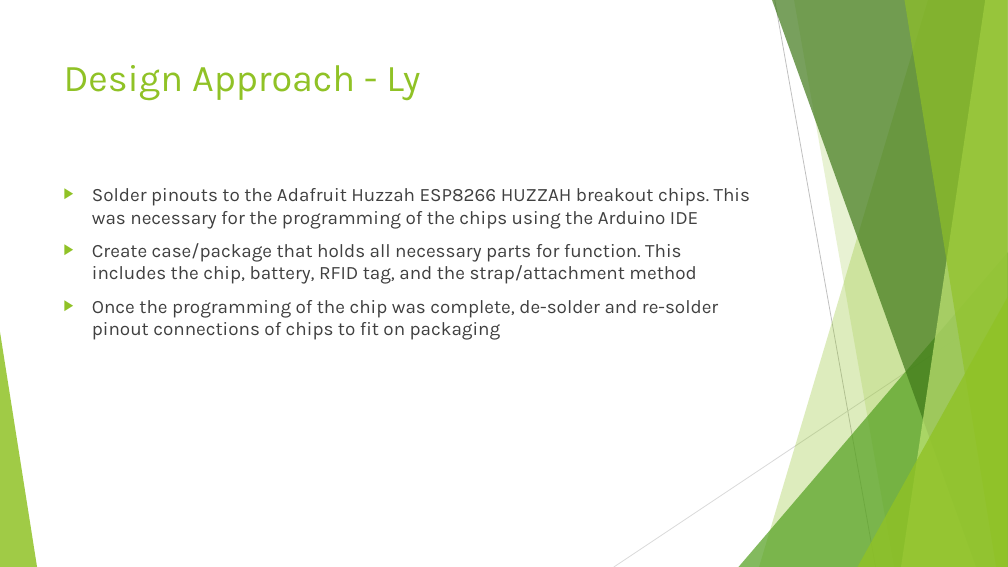
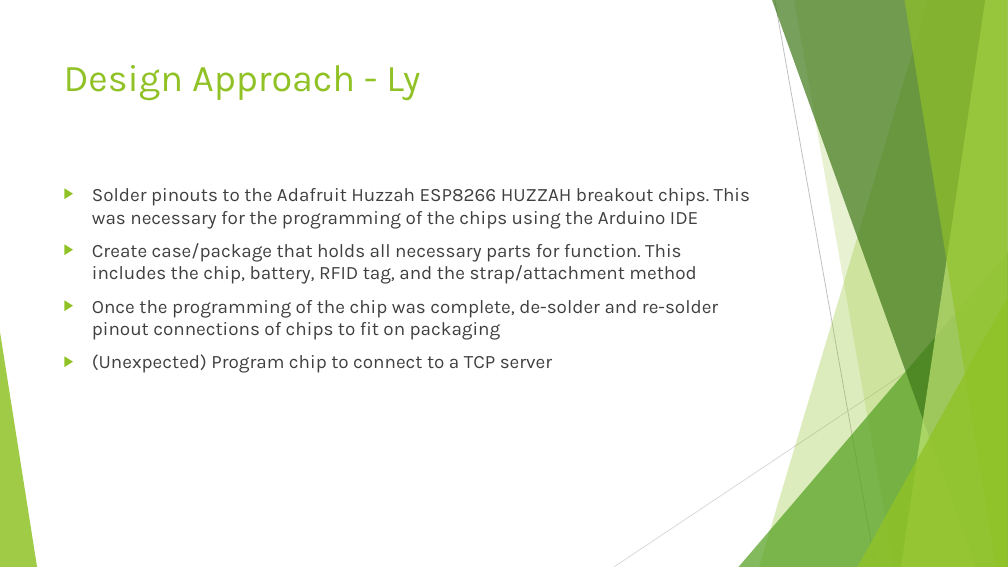
Before and after one commit to dontaylor6000/Group27_Tracker, a slide deck: slide 5 of Documentation/Group27FinalPresentation.pptx. Drawn at 1008x567 pixels with LibreOffice and Linux fonts; fonts in the diff are those of the drawing. Boxes give left, top, right and bottom in pixels: in the first picture for what was removed or moved away, otherwise in the second. Text is boxed around its words. In the diff, an @@ line names an element or a change of style, - is before the commit and + after.

Commit message:
Implemented some of the Redpin connection logic.

```diff
--- a/Documentation/Group27FinalPresentation.pptx
+++ b/Documentation/Group27FinalPresentation.pptx
@@ text at (x1=92, y1=354, x2=552, y2=373): paragraph added @@
+▶ (Unexpected) Program chip to connect to a TCP server
```
Also in this commit, not shown: 4 other slides changed, 8 slides added, 2 slides removed, 1 other file.
